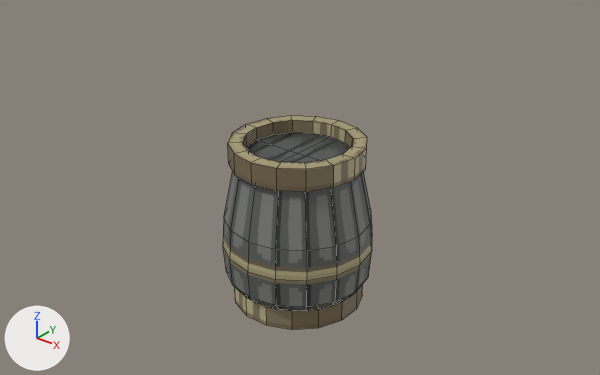
Before and after pictures for a commit that changed the Blender file Fix/Barrel 1.blend.
Both versions are drawn from a 50 mm camera at (3.09, -3.84, 3.2) aimed at (-0.02, 0.05, 0.79). Every picture has the same lights, and +X, +Y and +Z are marked at lower left. Mesh edges are drawn as thin lines.

Names of what the first picture shows: 'Barrel1'.
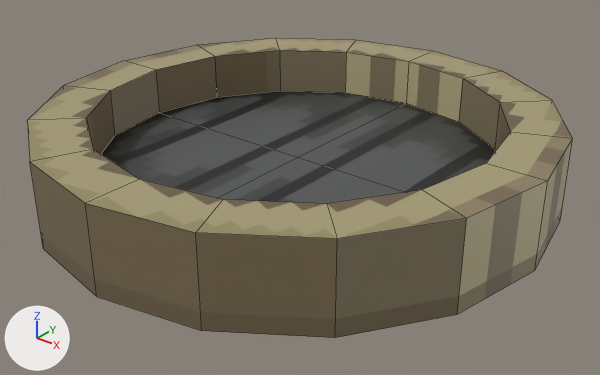
Commit message: just edit the barrel 1

The change in detail:
me_barrel1 has 209 vertices, 164 faces and spans x -0.509..0.509, y -0.509..0.509, z 0.0..1.147.
me_barrel1 is used by ob_barrel1; location (0.0, 0.0, 0.0).
me_barrel1 part 1: the loose piece of 65 vertices spanning x -0.448..0.448, y -0.448..0.448, z 1.0..1.147 is scaled about its middle by 3.7, then moved by (0.0, 0.0, 0.008).
Part 2, on me_barrel1:
Vertex 80 of me_barrel1 moves from (0.0, -0.414, 1.0) to (0.0, -1.53, 0.81).
Vertex 81 of me_barrel1 moves from (0.158, -0.382, 1.0) to (0.586, -1.414, 0.81).
Vertex 82 of me_barrel1 moves from (0.292, -0.292, 1.0) to (1.082, -1.082, 0.81).
Vertex 83 of me_barrel1 moves from (0.382, -0.158, 1.0) to (1.414, -0.586, 0.81).
Vertex 84 of me_barrel1 moves from (0.414, 0.0, 1.0) to (1.53, 0.0, 0.81).
Vertex 102 of me_barrel1 moves from (-0.158, -0.382, 1.0) to (-0.586, -1.414, 0.81).
Vertex 103 of me_barrel1 moves from (-0.292, -0.292, 1.0) to (-1.082, -1.082, 0.81).
Vertex 104 of me_barrel1 moves from (-0.382, -0.158, 1.0) to (-1.414, -0.586, 0.81).
Vertex 105 of me_barrel1 moves from (-0.414, 0.0, 1.0) to (-1.53, 0.0, 0.81).
Vertex 122 of me_barrel1 moves from (0.0, 0.414, 1.0) to (0.0, 1.53, 0.81).
Vertex 123 of me_barrel1 moves from (0.158, 0.382, 1.0) to (0.586, 1.414, 0.81).
Vertex 124 of me_barrel1 moves from (0.292, 0.292, 1.0) to (1.082, 1.082, 0.81).
Vertex 125 of me_barrel1 moves from (0.382, 0.158, 1.0) to (1.414, 0.586, 0.81).
Vertex 139 of me_barrel1 moves from (-0.158, 0.382, 1.0) to (-0.586, 1.414, 0.81).
Vertex 140 of me_barrel1 moves from (-0.292, 0.292, 1.0) to (-1.082, 1.082, 0.81).
Vertex 141 of me_barrel1 moves from (-0.382, 0.158, 1.0) to (-1.414, 0.586, 0.81).

Pixel boxes [x1, y1, x2, y2] of what changed, in the pictures (600 x 375 px; the box of a moved part takes in the faces that stretch with it):
'Barrel1', reshaped (265% wider, 39% taller): before [223, 115, 372, 330]; after [27, 38, 573, 338]
part 1 of me_barrel1, moved or reshaped: before [228, 115, 367, 192]; after [27, 38, 573, 338]
part 2 of me_barrel1, moved or reshaped (not visible afterwards): before [224, 172, 371, 251]
